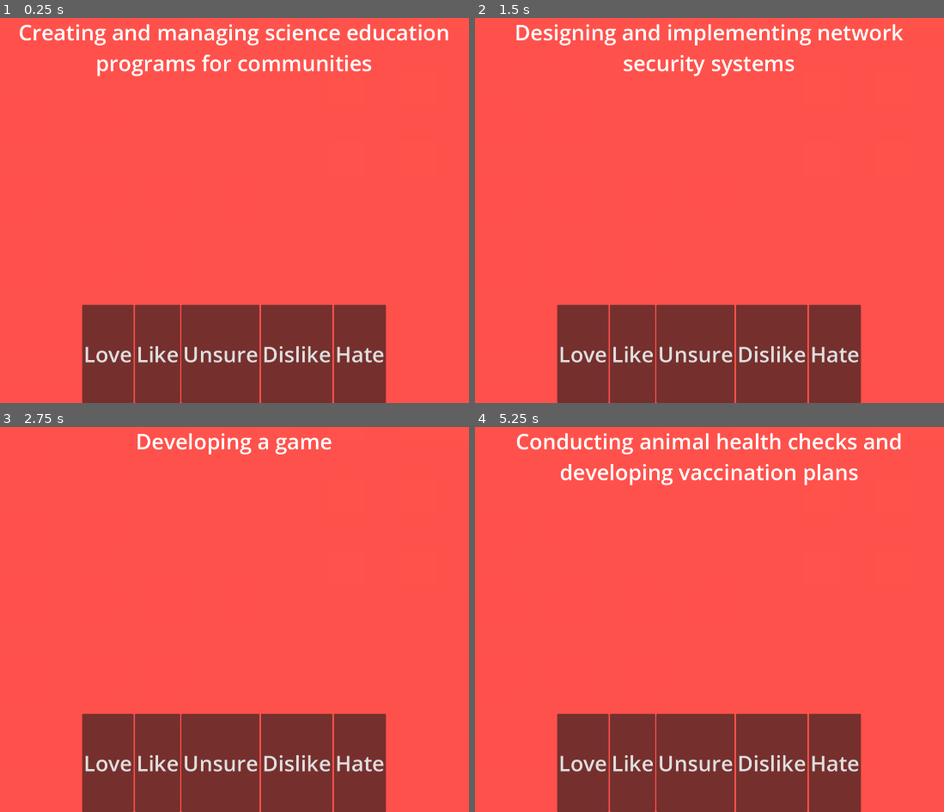
Above: before the commit, frames 1-4 (two rows, left to right).
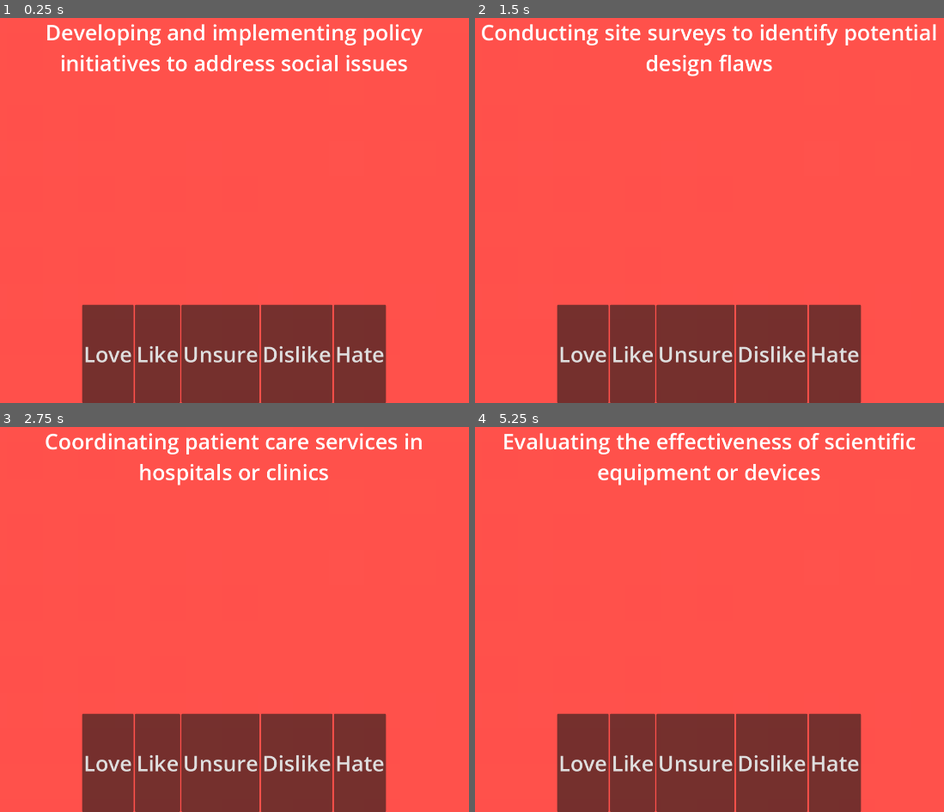
Above: after the commit, the same moments.

Repository: Brandonk95/Job-Compatibility
Game: Godot game, scene res://main.tscn
Same seed, same stepped clock (60 frames per second), same inputs: the game is played once before the commit and once after it.
Inputs:
- Up to frame 1 (0.25 s): no input
- Up to frame 2 (1.5 s): click "Love" at 0.5 s; click "Like" at 1.25 s
- Up to frame 3 (2.75 s): click "Unsure" at 2 s
- Up to frame 4 (5.25 s): click "Dislike" at 2.75 s; click "Hate" at 3.5 s; click "Love" at 4.25 s; click "Like" at 5 s

The runs differ from the first frame. In frame 1, 3.7% of the frame differs, in the area x 4-96%, y 1-16%; in frame 2, 2.8%; in frame 3, 2.3%; in frame 4, 3.2%.

Commit message:
fix bug idiot

Diff:
--- a/globalScript.gd
+++ b/globalScript.gd
@@ -1,4 +1,6 @@
 extends Node
+
+
 
 """
 These are the 4 things the entire program functions on here i will explain what they do
@@ -38,10 +40,14 @@
 var theTopClusters: Array = []
 
 # Simply returns the question with the number provided for display and storage
-func getQuestion(number: int):
-	return Questions[number]
+func getQuestion():
+	var theNumber = randi_range(0, Questions.size())
+	var theQuestion = Questions[theNumber + 1]
+	Questions.erase(theQuestion)
+	return theQuestion
 
-
+func getLengthQuestions():
+	return Questions.size()
 #Updates the career cluster value by calliing change value
 func updateCareerCluster(question: String, amount: int):
 	changeValue(question, amount)
--- a/main.gd
+++ b/main.gd
@@ -17,14 +17,18 @@
 The reason it subtracts 1 from the index is becasue the question passes
 its question number in which is 1 more than its actual index in the tree
 """
-func nextQuestion(index: int):
-	var node = $CanvasLayer.get_child(index - 1)
-	if index == 65:
-		node.hide()
+func nextQuestion(theNode):
+	var index = theNode.get_index()
+	print(index)
+	var allChildren = $CanvasLayer.get_children()
+	var finalIndex = allChildren.size()
+	print(finalIndex)
+	if index >= finalIndex:
+		theNode.hide()
 		readyResults()
 		return
-	var newNode = $CanvasLayer.get_child(index)
-	node.hide()
+	var newNode = $CanvasLayer.get_child(index + 1)
+	theNode.hide()
 	newNode.show()
 
 #This calls the GLobalScript to get the top cluster values
--- a/main.tscn
+++ b/main.tscn
@@ -15,196 +15,62 @@
 [node name="Q1" parent="CanvasLayer" instance=ExtResource("2_h2yge")]
 
 [node name="Q2" parent="CanvasLayer" instance=ExtResource("2_h2yge")]
-questionNumber = 2
 
 [node name="Q3" parent="CanvasLayer" instance=ExtResource("2_h2yge")]
-questionNumber = 3
 
 [node name="Q4" parent="CanvasLayer" instance=ExtResource("2_h2yge")]
-questionNumber = 4
 
 [node name="Q5" parent="CanvasLayer" instance=ExtResource("2_h2yge")]
-questionNumber = 5
 
 [node name="Q6" parent="CanvasLayer" instance=ExtResource("2_h2yge")]
-questionNumber = 6
 
 [node name="Q7" parent="CanvasLayer" instance=ExtResource("2_h2yge")]
-questionNumber = 7
 
 [node name="Q8" parent="CanvasLayer" instance=ExtResource("2_h2yge")]
-questionNumber = 8
 
 [node name="Q9" parent="CanvasLayer" instance=ExtResource("2_h2yge")]
-questionNumber = 9
 
 [node name="Q10" parent="CanvasLayer" instance=ExtResource("2_h2yge")]
-questionNumber = 10
 
 [node name="Q11" parent="CanvasLayer" instance=ExtResource("2_h2yge")]
-questionNumber = 11
 
 [node name="Q12" parent="CanvasLayer" instance=ExtResource("2_h2yge")]
-questionNumber = 12
 
 [node name="Q13" parent="CanvasLayer" instance=ExtResource("2_h2yge")]
-questionNumber = 13
 
 [node name="Q14" parent="CanvasLayer" instance=ExtResource("2_h2yge")]
-questionNumber = 14
 
 [node name="Q15" parent="CanvasLayer" instance=ExtResource("2_h2yge")]
-questionNumber = 15
 
 [node name="Q16" parent="CanvasLayer" instance=ExtResource("2_h2yge")]
-questionNumber = 16
 
 [node name="Q17" parent="CanvasLayer" instance=ExtResource("2_h2yge")]
-questionNumber = 17
 
 [node name="Q18" parent="CanvasLayer" instance=ExtResource("2_h2yge")]
-questionNumber = 18
 
 [node name="Q19" parent="CanvasLayer" instance=ExtResource("2_h2yge")]
-questionNumber = 19
 
 [node name="Q20" parent="CanvasLayer" instance=ExtResource("2_h2yge")]
-questionNumber = 20
 
 [node name="Q21" parent="CanvasLayer" instance=ExtResource("2_h2yge")]
-questionNumber = 21
 
 [node name="Q22" parent="CanvasLayer" instance=ExtResource("2_h2yge")]
-questionNumber = 22
 
 [node name="Q23" parent="CanvasLayer" instance=ExtResource("2_h2yge")]
-questionNumber = 23
 
 [node name="Q24" parent="CanvasLayer" instance=ExtResource("2_h2yge")]
-questionNumber = 24
 
 [node name="Q25" parent="CanvasLayer" instance=ExtResource("2_h2yge")]
-questionNumber = 25
 
 [node name="Q26" parent="CanvasLayer" instance=ExtResource("2_h2yge")]
-questionNumber = 26
 
 [node name="Q27" parent="CanvasLayer" instance=ExtResource("2_h2yge")]
-questionNumber = 27
 
 [node name="Q28" parent="CanvasLayer" instance=ExtResource("2_h2yge")]
-questionNumber = 28
 
 [node name="Q29" parent="CanvasLayer" instance=ExtResource("2_h2yge")]
-questionNumber = 29
 
 [node name="Q30" parent="CanvasLayer" instance=ExtResource("2_h2yge")]
-questionNumber = 30
-
-[node name="Q31" parent="CanvasLayer" instance=ExtResource("2_h2yge")]
-questionNumber = 31
-
-[node name="Q32" parent="CanvasLayer" instance=ExtResource("2_h2yge")]
-questionNumber = 32
-
-[node name="Q33" parent="CanvasLayer" instance=ExtResource("2_h2yge")]
-questionNumber = 33
-
-[node name="Q34" parent="CanvasLayer" instance=ExtResource("2_h2yge")]
-questionNumber = 34
-
-[node name="Q35" parent="CanvasLayer" instance=ExtResource("2_h2yge")]
-questionNumber = 35
-
-[node name="Q36" parent="CanvasLayer" instance=ExtResource("2_h2yge")]
-questionNumber = 36
-
-[node name="Q37" parent="CanvasLayer" instance=ExtResource("2_h2yge")]
-questionNumber = 37
-
-[node name="Q38" parent="CanvasLayer" instance=ExtResource("2_h2yge")]
-questionNumber = 38
-
-[node name="Q39" parent="CanvasLayer" instance=ExtResource("2_h2yge")]
-questionNumber = 39
-
-[node name="Q40" parent="CanvasLayer" instance=ExtResource("2_h2yge")]
-questionNumber = 40
-
-[node name="Q41" parent="CanvasLayer" instance=ExtResource("2_h2yge")]
-questionNumber = 41
-
-[node name="Q42" parent="CanvasLayer" instance=ExtResource("2_h2yge")]
-questionNumber = 42
-
-[node name="Q43" parent="CanvasLayer" instance=ExtResource("2_h2yge")]
-questionNumber = 43
-
-[node name="Q44" parent="CanvasLayer" instance=ExtResource("2_h2yge")]
-questionNumber = 44
-
-[node name="Q45" parent="CanvasLayer" instance=ExtResource("2_h2yge")]
-questionNumber = 45
-
-[node name="Q46" parent="CanvasLayer" instance=ExtResource("2_h2yge")]
-questionNumber = 46
-
-[node name="Q47" parent="CanvasLayer" instance=ExtResource("2_h2yge")]
-questionNumber = 47
-
-[node name="Q48" parent="CanvasLayer" instance=ExtResource("2_h2yge")]
-questionNumber = 48
-
-[node name="Q49" parent="CanvasLayer" instance=ExtResource("2_h2yge")]
-questionNumber = 49
-
-[node name="Q50" parent="CanvasLayer" instance=ExtResource("2_h2yge")]
-questionNumber = 50
-
-[node name="Q51" parent="CanvasLayer" instance=ExtResource("2_h2yge")]
-questionNumber = 51
-
-[node name="Q52" parent="CanvasLayer" instance=ExtResource("2_h2yge")]
-questionNumber = 52
-
-[node name="Q53" parent="CanvasLayer" instance=ExtResource("2_h2yge")]
-questionNumber = 53
-
-[node name="Q54" parent="CanvasLayer" instance=ExtResource("2_h2yge")]
-questionNumber = 54
-
-[node name="Q55" parent="CanvasLayer" instance=ExtResource("2_h2yge")]
-questionNumber = 55
-
-[node name="Q56" parent="CanvasLayer" instance=ExtResource("2_h2yge")]
-questionNumber = 56
-
-[node name="Q57" parent="CanvasLayer" instance=ExtResource("2_h2yge")]
-questionNumber = 57
-
-[node name="Q58" parent="CanvasLayer" instance=ExtResource("2_h2yge")]
-questionNumber = 58
-
-[node name="Q59" parent="CanvasLayer" instance=ExtResource("2_h2yge")]
-questionNumber = 59
-
-[node name="Q60" parent="CanvasLayer" instance=ExtResource("2_h2yge")]
-questionNumber = 60
-
-[node name="Q61" parent="CanvasLayer" instance=ExtResource("2_h2yge")]
-questionNumber = 61
-
-[node name="Q62" parent="CanvasLayer" instance=ExtResource("2_h2yge")]
-questionNumber = 62
-
-[node name="Q63" parent="CanvasLayer" instance=ExtResource("2_h2yge")]
-questionNumber = 63
-
-[node name="Q64" parent="CanvasLayer" instance=ExtResource("2_h2yge")]
-questionNumber = 64
-
-[node name="Q65" parent="CanvasLayer" instance=ExtResource("2_h2yge")]
-questionNumber = 65
 
 [node name="Results" type="CanvasLayer" parent="."]
 visible = false
--- a/question_gui.gd
+++ b/question_gui.gd
@@ -1,19 +1,19 @@
 extends Control
 
-@export var questionNumber: int = 1
+
 var question: String = ""
 signal nextQuestion(index: int)
 
 # Calls globalScript.gd to get the question based on the question number
 func _ready() -> void:
-	question = GlobalScript.getQuestion(questionNumber)
+	question = GlobalScript.getQuestion()
 	$Question.text = question
 
 # Sends the value associated with a certain button to the global script
 # Then emits the next question for main to use
 func pushValueGlobal(amount: int):
 	GlobalScript.updateCareerCluster(question, amount)
-	nextQuestion.emit(questionNumber)
+	nextQuestion.emit(self)
 
 
 func _on_love_pressed() -> void:
